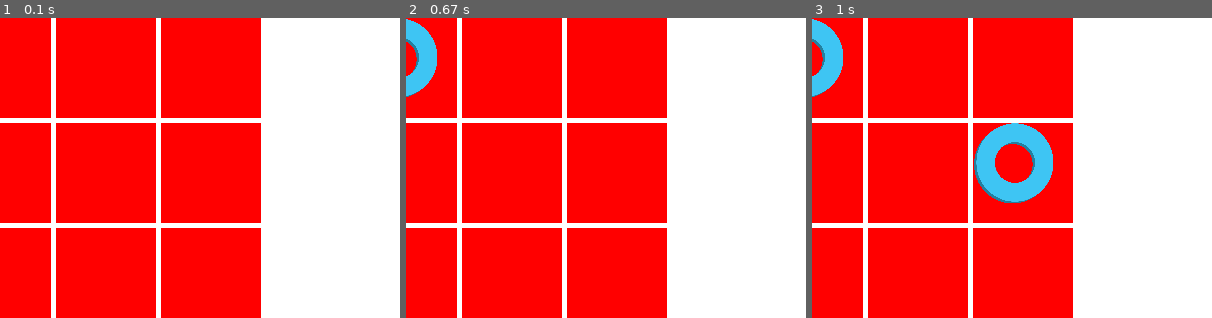
Above: before the commit, frames 1-3 (left to right).
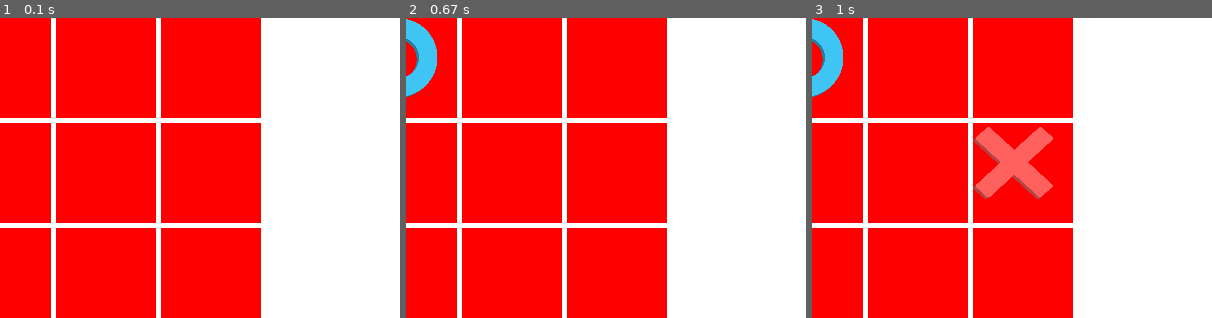
Above: after the commit, the same moments.

Repository: voidzenn/pygame_tic-tac-toe
Game: pygame game, started from main.py
The game is run twice, just before and just after one commit, with the same random seed, the same clock (stepped at 60 frames per second) and the same inputs.
Inputs (mouse positions are % of the whole screen's width and height, from its top left):
- Up to frame 1 (0.1 s): no input
- Up to frame 2 (0.67 s): click (6, 8) at 0.38 s
- Up to frame 3 (1 s): click (32, 25) at 0.72 s
The pictures show only the part of the screen within x 6-56%, y 0-50%; the shares and areas given below are measured in that part.

Frames 1-2 are identical in both runs. In frame 3, 4.4% of the frame differs, in the area x 40-61%, y 35-62%.

Commit message:
Created game class and added image handling function

Diff:
--- /dev/null
+++ b/classes/game.py
@@ -0,0 +1,15 @@
+class Game:
+  def __init__(self):
+    self.previous_turn = "circle"
+
+  def set_previous_turn_cross(self):
+    self.previous_turn = "cross"
+
+  def set_previous_turn_circle(self):
+    self.previous_turn = "circle"
+
+  def get_previous_turn(self):
+    return self.previous_turn
+
+  def is_current_turn_circle(self):
+    return self.previous_turn == "circle"
--- a/main.py
+++ b/main.py
@@ -1,6 +1,7 @@
 import pygame
 import sys
 
+from classes.game import Game
 from classes.box import Box
 from classes.cross_image import CrossImage
 from classes.circle_image import CircleImage
@@ -13,6 +14,9 @@
 BOX_PADDING = 5
 
 box_positions = []
+selected_boxes = []
+game = Game()
+
 
 def create_boxes():
   total_size = BOX_SIZE + BOX_PADDING
@@ -24,13 +28,30 @@
       box.draw()
       box_positions.append(box)
 
+def load_circle(position):
+  image = CircleImage(screen, position)
+  return image.display()
+
+def load_cross(position):
+  image = CrossImage(screen, position)
+  return image.display()
+
+def handle_image(position):
+  if game.is_current_turn_circle():
+    load_circle(position)
+    game.set_previous_turn_cross()
+  elif not game.is_current_turn_circle():
+    load_cross(position)
+    game.set_previous_turn_circle()
+
 def handle_click(mouse_pos):
   for box in box_positions:
     current_position = box.is_hovered(mouse_pos)
     if current_position:
-      # image = CrossImage(screen, current_position)
-      image = CircleImage(screen, current_position)
-      image.display()
+      handle_image(current_position)
+
+def initialize_game():
+  create_boxes()
 
 pygame.init()
 
@@ -38,9 +59,9 @@
 
 screen.fill(BACKGROUND_COLOR)
 
-create_boxes()
+def run_game():
+  initialize_game()
 
-def run_game():
   while True:
     for event in pygame.event.get():
       if event.type == pygame.QUIT:
